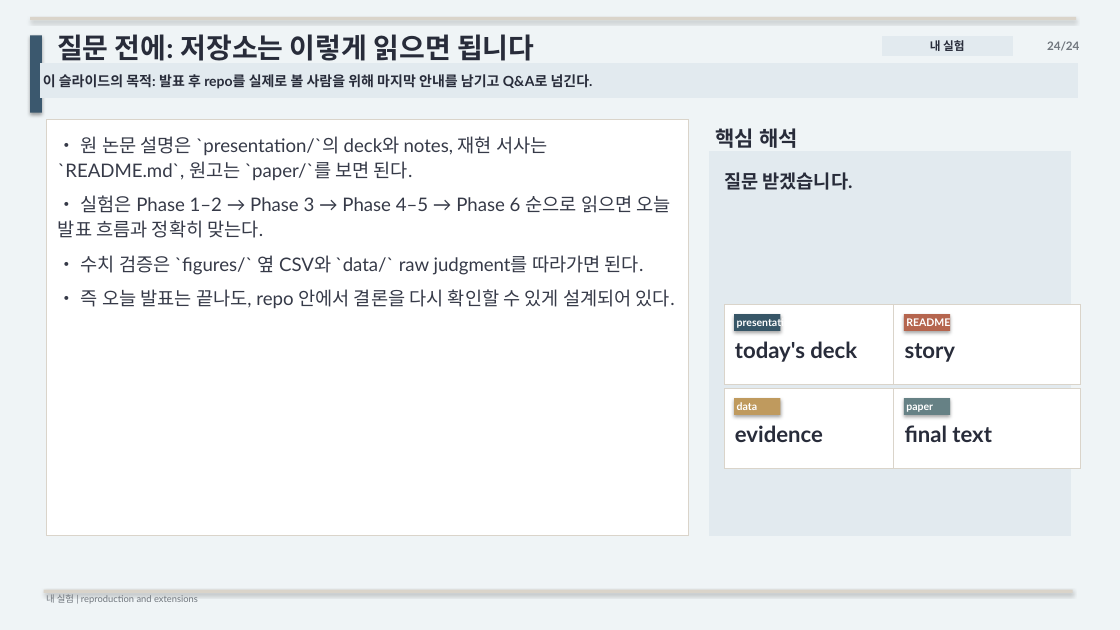
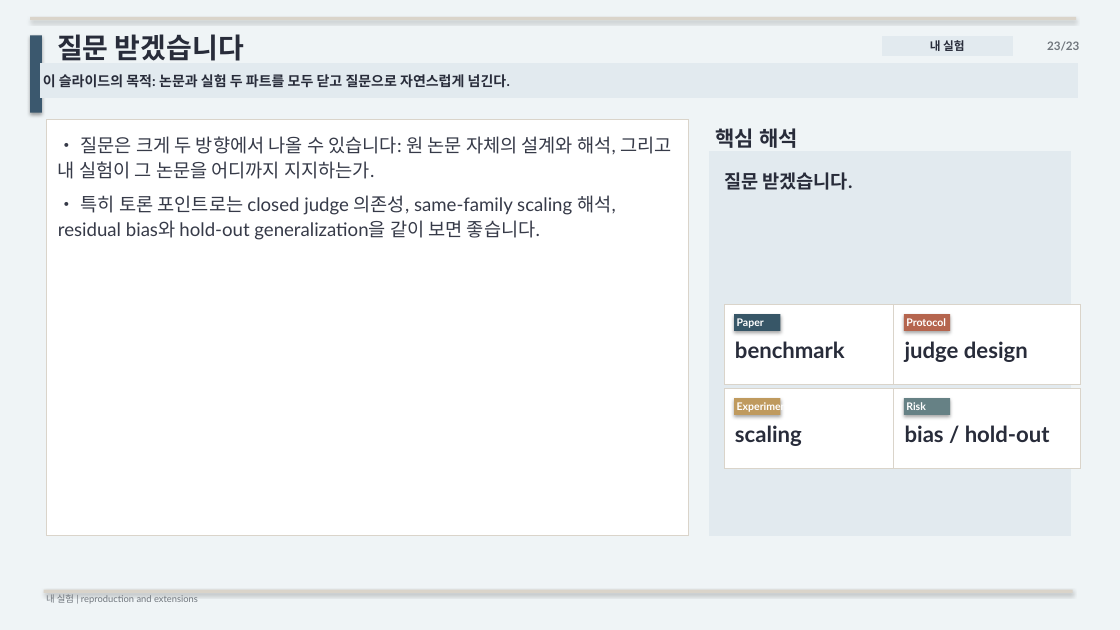
Before and after one commit to kook222/mt_bench_repro, a slide deck: slide 23 of presentation/mt_bench_paper_study.pptx (slide 24 before the commit). Drawn at 1120x630 pixels with LibreOffice and Linux fonts; fonts in the diff are those of the drawing. Boxes give left, top, right and bottom in pixels: in the first picture for what was removed or moved away, otherwise in the second. Text is boxed around its words. In the diff, an @@ line names an element or a change of style, - is before the commit and + after.

Commit message:
add experiment section after paper-study deck

```diff
--- a/presentation/mt_bench_paper_study.pptx
+++ b/presentation/mt_bench_paper_study.pptx
@@ text at [57, 34, 244, 61]: text changed @@
-질문 전에: 저장소는 이렇게 읽으면 됩니다
+질문 받겠습니다
@@ text at [1047, 41, 1079, 51]: text changed @@
-24/24
+23/23
@@ text in rectangle at [43, 74, 510, 88]: text changed @@
-이 슬라이드의 목적: 발표 후 repo를 실제로 볼 사람을 위해 마지막 안내를 남기고 Q&A로 넘긴다.
+이 슬라이드의 목적: 논문과 실험 두 파트를 모두 닫고 질문으로 자연스럽게 넘긴다.
@@ text in rectangle at [58, 136, 672, 240]: text changed @@
-• 원 논문 설명은 `presentation/`의 deck와 notes, 재현 서사는 `README.md`, 원고는 `paper/`를 보면 된다.
-• 실험은 Phase 1–2 → Phase 3 → Phase 4–5 → Phase 6 순으로 읽으면 오늘 발표 흐름과 정확히 맞는다.
-• 수치 검증은 `figures/` 옆 CSV와 `data/` raw judgment를 따라가면 된다.
-• 즉 오늘 발표는 끝나도, repo 안에서 결론을 다시 확인할 수 있게 설계되어 있다.
+• 질문은 크게 두 방향에서 나올 수 있습니다: 원 논문 자체의 설계와 해석, 그리고 내 실험이 그 논문을 어디까지 지지하는가.
+• 특히 토론 포인트로는 closed judge 의존성, same-family scaling 해석, residual bias와 hold-out generalization을 같이 보면 좋습니다.
@@ text at [737, 318, 764, 328]: text changed @@
-presentation
+Paper
@@ text at [906, 318, 946, 326]: text changed @@
-README
+Protocol
@@ text at [735, 341, 845, 358]: text changed @@
-today's deck
+benchmark
@@ text at [905, 341, 1028, 362]: text changed @@
-story
+judge design
@@ text at [737, 401, 791, 413]: text changed @@
-data
+Experiment
@@ text at [906, 402, 926, 410]: text changed @@
-paper
+Risk
@@ text at [735, 425, 802, 446]: text changed @@
-evidence
+scaling
@@ text at [905, 425, 1050, 442]: text changed @@
-final text
+bias / hold-out
```
Also in this commit, not shown: 21 other slides changed, 1 slide added, 2 slides removed, 3 other files.
